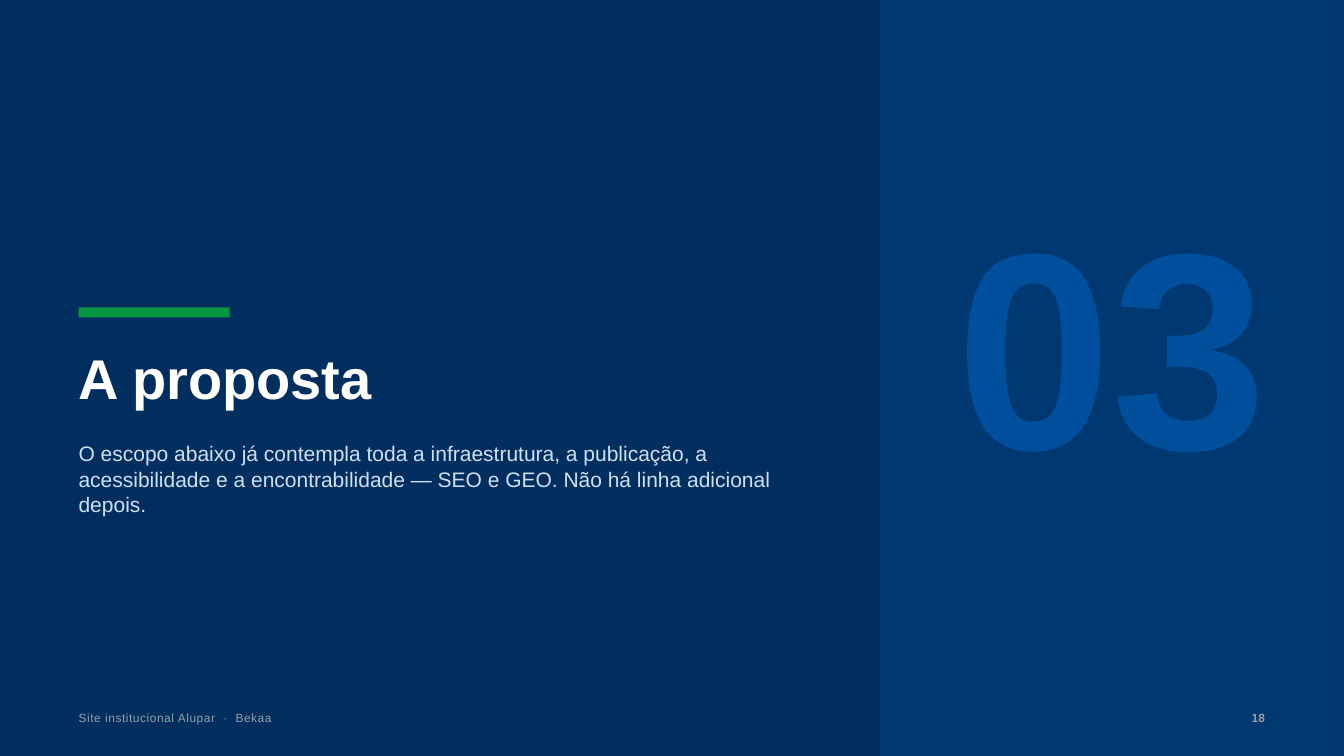
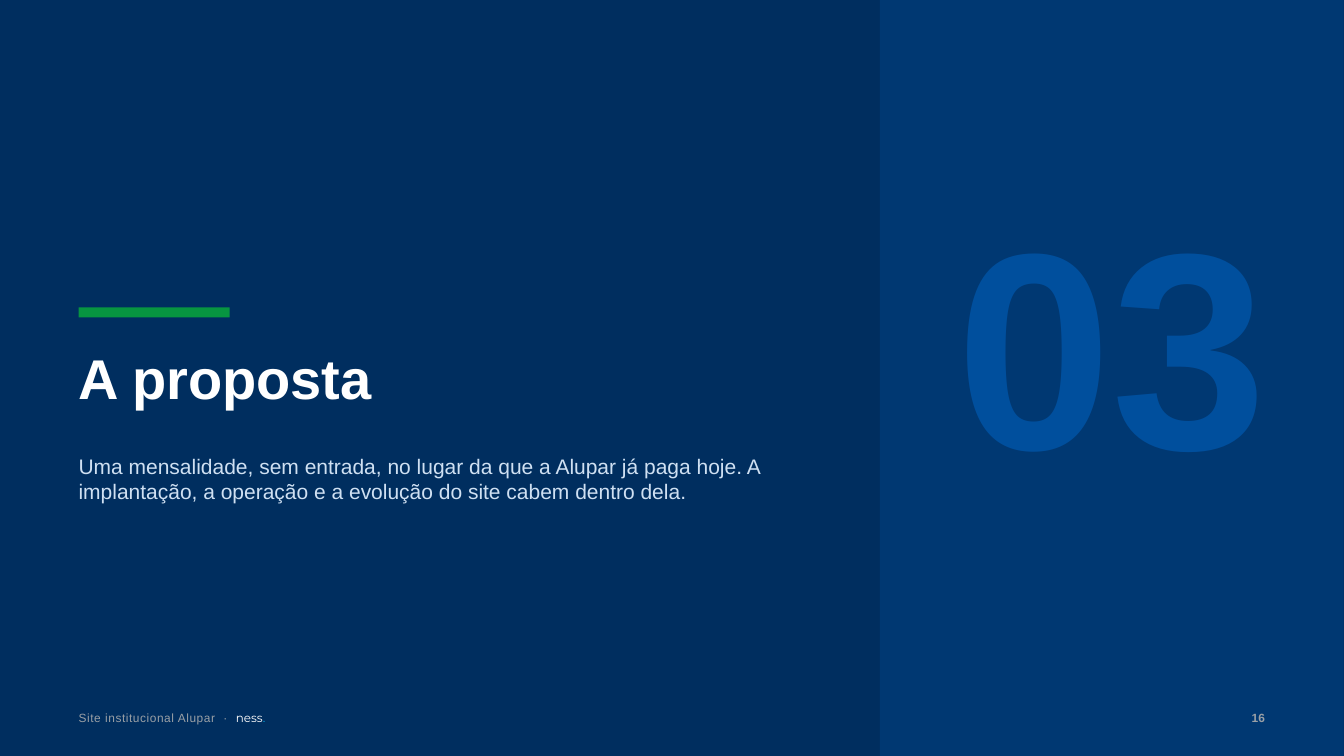
Before and after one commit to nessenergy/sitealupar, a slide deck: slide 17 of apresentacao/apresentacao-alupar.pptx (slide 19 before the commit). Drawn at 1344x756 pixels with LibreOffice and Linux fonts; fonts in the diff are those of the drawing. Boxes give left, top, right and bottom in pixels: in the first picture for what was removed or moved away, otherwise in the second. Text is boxed around its words. In the diff, an @@ line names an element or a change of style, - is before the commit and + after.

Commit message:
docs: proposta em mensalidade, só o institucional, em nome da ness.
A Alupar não tem verba de projeto e já paga R$ 1.500/mês à MZ só pelo
institucional. A proposta passa a ser essa mesma mensalidade, sem
entrada, por 48 meses, com a implantação amortizada dentro dela (D15).

- Apresentação: saem o slide de equipe, os nomes nas responsabilidades e
  as horas por frente; a parte de proposta vira resumo, cobertura,
  comparação com hoje e condições. A autoria passa a ser só da ness.
- rs, pdi e ma ficam fora: seguem hospedados pela ness. e entram depois
  por acréscimo na mensalidade.
- Dossiê, decisões e pendências atualizados: o valor da MZ sai da lista
  de pendências e entra o aviso prévio do contrato.

```diff
--- a/apresentacao/apresentacao-alupar.pptx
+++ b/apresentacao/apresentacao-alupar.pptx
@@ text at box(79, 458, 761, 504): text changed @@
-O escopo abaixo já contempla toda a infraestrutura, a publicação, a acessibilidade e a encontrabilidade — SEO e GEO. Não há linha adicional depois.
+Uma mensalidade, sem entrada, no lugar da que a Alupar já paga hoje. A implantação, a operação e a evolução do site cabem dentro dela.
@@ text at box(79, 713, 265, 725): text changed @@
-Site institucional Alupar · Bekaa
+Site institucional Alupar · ness.
```
Also in this commit, not shown: 20 other slides changed, 1 slide added, 5 slides removed, 9 other files.
